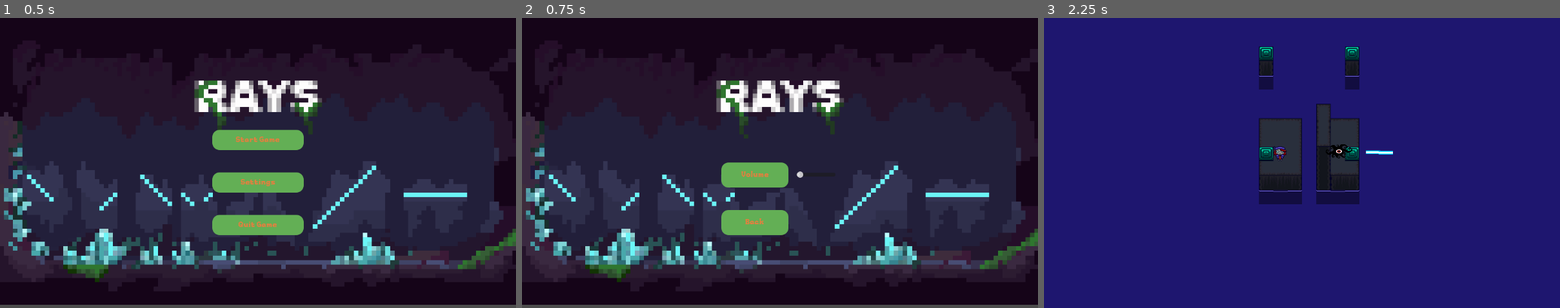
Above: before the commit, frames 1-3 (left to right).
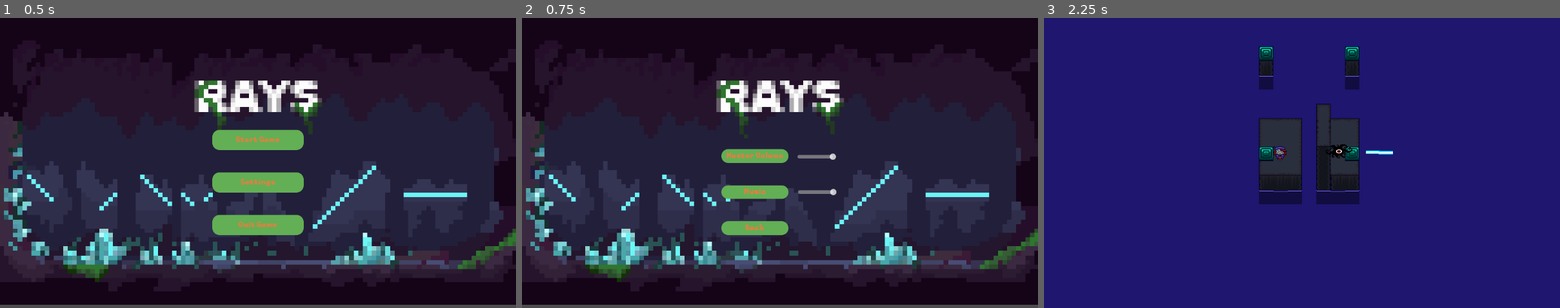
Above: after the commit, the same moments.

Repository: Alfreditann/rays2.1
Game: Godot game, scene res://Scenes/main_menu.tscn
Two runs of this game, one before a commit and one after it. Both use one fixed random seed, a clock stepped at 60 frames per second and the inputs below.
Inputs:
- Up to frame 1 (0.5 s): no input
- Up to frame 2 (0.75 s): click "Settings" at 0.5 s
- Up to frame 3 (2.25 s): click "Back" at 1.25 s; click "Start Game" at 2 s

Frame 1 is identical in both runs. In frame 2, 2.9% of the frame differs, in the area x 38-61%, y 45-75%; in frame 3, nothing differs.

Commit message:
Music works I guess

Diff:
--- /dev/null
+++ b/rays/Assets/Musikk/default_bus_layout.tres
@@ -0,0 +1,9 @@
+[gd_resource type="AudioBusLayout" format=3 uid="uid://duk0cwebpxxsm"]
+
+[resource]
+bus/1/name = &"Music"
+bus/1/solo = false
+bus/1/mute = false
+bus/1/bypass_fx = false
+bus/1/volume_db = 0.0
+bus/1/send = &"Master"
--- /dev/null
+++ b/rays/GDScripts/audio_manager.gd
@@ -0,0 +1,4 @@
+extends Node
+
+func _ready() -> void:
+	pass
--- a/rays/GDScripts/main_menu.gd
+++ b/rays/GDScripts/main_menu.gd
@@ -1,4 +1,7 @@
 extends Control
+
+func _ready() -> void:
+	pass
 
 #Kobler StartGame knappen til å gå til level 1 scenen når trykket.
 func _on_start_game_pressed() -> void:
@@ -7,6 +10,7 @@
 func _on_settings_pressed() -> void:
 	get_tree().change_scene_to_file("res://Scenes/settings.tscn")
 
+
 #Gjør at når knappen blir trykket så lukker prosjektet seg.
 func _on_quit_game_pressed() -> void:
 	get_tree().quit()
--- a/rays/GDScripts/settings.gd
+++ b/rays/GDScripts/settings.gd
@@ -1,10 +1,19 @@
 extends Control
 
+@onready var master_slider: HSlider = $Master
+@onready var music_slider: HSlider = $Music
+
+
+const MIN_DB := -60.0
+const MAX_DB := 0.0
 
 # Called when the node enters the scene tree for the first time.
 func _ready() -> void:
-	pass # Replace with function body.
+	var master_bus := AudioServer.get_bus_index("Master")
+	var music_bus := AudioServer.get_bus_index("Music")
 
+	master_slider.value = _db_to_slider(AudioServer.get_bus_volume_db(master_bus))
+	music_slider.value = _db_to_slider(AudioServer.get_bus_volume_db(music_bus))
 
 # Called every frame. 'delta' is the elapsed time since the previous frame.
 func _process(delta: float) -> void:
@@ -14,7 +23,34 @@
 func _on_back_pressed() -> void:
 	get_tree().change_scene_to_file("res://Scenes/main_menu.tscn")
 
+func _slider_to_db(value: float) -> float:
+	if value <= 0.0:
+		return MIN_DB
+
+	var linear = value / 100.0
+	var db = linear_to_db(linear)
+	return clamp(db, MIN_DB, MAX_DB)
+
+
+func _db_to_slider(db: float) -> float:
+	if db <= MIN_DB:
+		return 0.0
+	var linear = db_to_linear(db)
+	return clamp(linear * 100.0, 0.0, 100.0)
+
+func _set_volume(bus_name: String, value: float):
+	var db = _slider_to_db(value)
+	var bus_index = AudioServer.get_bus_index(bus_name)
+	AudioServer.set_bus_volume_db(bus_index, db)
+	AudioServer.set_bus_mute(bus_index, db <= MIN_DB)
 
 
 func _on_volume_button_drag_ended(value_changed: bool) -> void:
 	pass
+
+func _on_music_value_changed(value: float) -> void:
+	_set_volume("Music", value)
+
+
+func _on_master_value_changed(value: float) -> void:
+	_set_volume("Master", value)
--- /dev/null
+++ b/rays/Scenes/audio_manager.tscn
@@ -0,0 +1,14 @@
+[gd_scene load_steps=3 format=3 uid="uid://bp4fslicgqkgi"]
+
+[ext_resource type="Script" uid="uid://cit3y2x67h6by" path="res://GDScripts/audio_manager.gd" id="1_4tj6f"]
+[ext_resource type="AudioStream" uid="uid://dq5l0532v7djg" path="res://Assets/Musikk/Musikk til Spill.ogg" id="1_sm2tf"]
+
+[node name="AudioManager" type="Node"]
+script = ExtResource("1_4tj6f")
+
+[node name="MusicPlayer" type="AudioStreamPlayer" parent="."]
+stream = ExtResource("1_sm2tf")
+autoplay = true
+bus = &"Music"
+playback_type = 1
+parameters/looping = true
--- a/rays/Scenes/settings.tscn
+++ b/rays/Scenes/settings.tscn
@@ -55,13 +55,20 @@
 grow_vertical = 2
 theme_override_styles/panel = SubResource("StyleBoxTexture_aaqfp")
 
-[node name="Volume_button" type="HSlider" parent="."]
+[node name="Music" type="HSlider" parent="."]
 layout_mode = 0
-offset_left = 613.0
-offset_top = 340.0
-offset_right = 700.0
-offset_bottom = 360.0
+offset_left = 616.0
+offset_top = 379.0
+offset_right = 703.0
+offset_bottom = 399.0
 size_flags_vertical = 3
+
+[node name="Master" type="HSlider" parent="."]
+layout_mode = 0
+offset_left = 615.0
+offset_top = 300.0
+offset_right = 702.0
+offset_bottom = 320.0
 
 [node name="VBoxContainer" type="VBoxContainer" parent="."]
 layout_mode = 1
@@ -71,7 +78,7 @@
 anchor_right = 0.5
 anchor_bottom = 0.5
 offset_left = -131.0
-offset_top = -74.0
+offset_top = -111.0
 offset_right = 19.0
 offset_bottom = 161.0
 grow_horizontal = 2
@@ -80,15 +87,27 @@
 
 [node name="Label" type="Label" parent="VBoxContainer"]
 layout_mode = 2
+size_flags_vertical = 6
 
-[node name="Volume" type="Label" parent="VBoxContainer"]
+[node name="Master" type="Label" parent="VBoxContainer"]
 layout_mode = 2
 size_flags_vertical = 3
 theme_override_colors/font_color = Color(0.9184133, 0.4917817, 0.24503782, 1)
 theme_override_fonts/font = ExtResource("2_lhmql")
 theme_override_styles/normal = SubResource("StyleBoxFlat_j2dne")
 theme_override_styles/focus = SubResource("StyleBoxEmpty_bismi")
-text = "Volume"
+text = "Master Volume"
+horizontal_alignment = 1
+vertical_alignment = 1
+
+[node name="Music" type="Label" parent="VBoxContainer"]
+layout_mode = 2
+size_flags_vertical = 3
+theme_override_colors/font_color = Color(0.9184133, 0.4917817, 0.24503782, 1)
+theme_override_fonts/font = ExtResource("2_lhmql")
+theme_override_styles/normal = SubResource("StyleBoxFlat_j2dne")
+theme_override_styles/focus = SubResource("StyleBoxEmpty_bismi")
+text = "Music"
 horizontal_alignment = 1
 vertical_alignment = 1
 
@@ -104,5 +123,7 @@
 theme_override_styles/focus = SubResource("StyleBoxEmpty_bismi")
 text = "Back"
 
-[connection signal="drag_ended" from="Volume_button" to="." method="_on_volume_button_drag_ended"]
+[connection signal="drag_ended" from="Music" to="." method="_on_volume_button_drag_ended"]
+[connection signal="value_changed" from="Music" to="." method="_on_music_value_changed"]
+[connection signal="value_changed" from="Master" to="." method="_on_master_value_changed"]
 [connection signal="pressed" from="VBoxContainer/Back" to="." method="_on_back_pressed"]
--- a/rays/project.godot
+++ b/rays/project.godot
@@ -15,9 +15,14 @@
 config/features=PackedStringArray("4.5", "Forward Plus")
 config/icon="res://Assets/Objects/icon.svg"
 
+[audio]
+
+buses/default_bus_layout="res://Assets/Musikk/default_bus_layout.tres"
+
 [autoload]
 
 Global="*res://GDScripts/global.gd"
+AudioManager="*res://Scenes/audio_manager.tscn"
 
 [display]
 
@@ -57,6 +62,10 @@
 ]
 }
 
+[internationalization]
+
+locale/translation_add_builtin_strings_to_pot=true
+
 [layer_names]
 
 2d_physics/layer_1="background"
Not shown, added: rays/Assets/Musikk/Musikk til Spill.ogg.import
Not shown, added: rays/GDScripts/audio_manager.gd.uid
Not shown, changed: rays/.DS_Store
Not shown, added: rays/Assets/Musikk/Musikk til Spill.ogg
